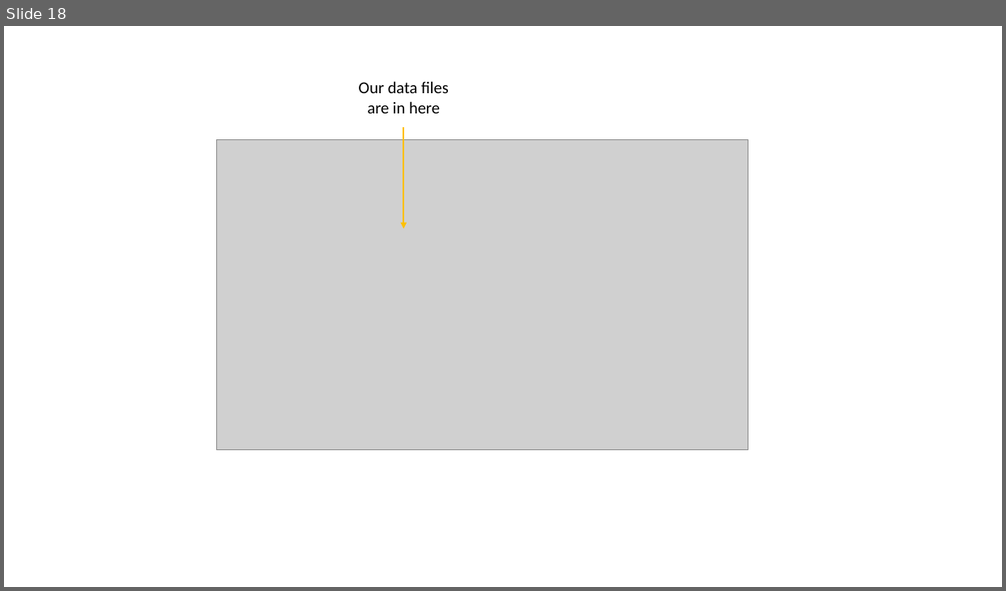
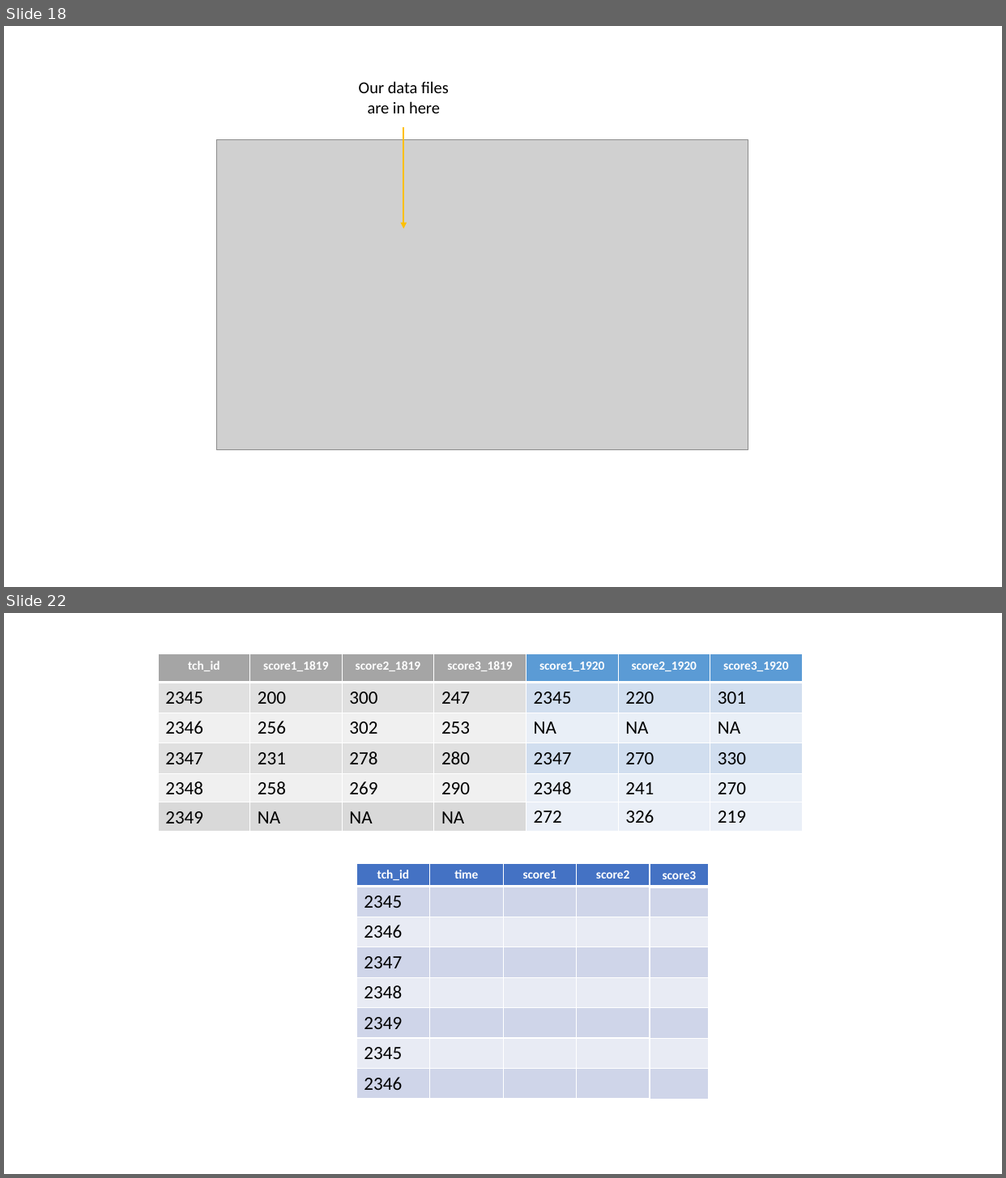
Before and after one commit to Cghlewis/schoen-workshop-series, a slide deck: rslides/img/syntax.pptx. Shown one above the other, each under a label of ours: slide 18 before the commit, slides 18 and 22 after it; the slides between them are not shown. The pictures are 1006x591 and 1006x1178 pixels, drawn with LibreOffice and Linux fonts; fonts in the diff are those of the drawing; grey boxes stand for pictures. Boxes give left, top, right and bottom in pixels: in the first picture for what was removed or moved away, otherwise in the second. Text is boxed around its words. In the diff, an @@ line names an element or a change of style, - is before the commit and + after.

```diff
--- a/rslides/img/syntax.pptx
+++ b/rslides/img/syntax.pptx
@@ slide 22 added at [4, 613, 1002, 1174], background #FFFFFF @@
@@ table added at [158, 654, 526, 803], 5 rows, 4 columns @@
+tch_id | score1_1819 | score2_1819 | score3_1819
+2345 | 200 | 300 | 247
+2346 | 256 | 302 | 253
+2347 | 231 | 278 | 280
+2348 | 258 | 269 | 290
@@ table added at [526, 654, 803, 803], 5 rows, 3 columns @@
+score1_1920 | score2_1920 | score3_1920
+2345 | 220 | 301
+NA | NA | NA
+2347 | 270 | 330
+2348 | 241 | 270
@@ table added at [158, 803, 526, 833], 1 rows, 4 columns @@
+2349 | NA | NA | NA
@@ table added at [526, 802, 803, 833], 1 rows, 3 columns @@
+272 | 326 | 219
@@ table added at [356, 864, 650, 1096], 8 rows, 4 columns @@
+tch_id | time | score1 | score2
+2345 |  |  | 
+2346 |  |  | 
+2347 |  |  | 
+2348 |  |  | 
+2349 |  |  | 
+2345 |  |  | 
+2346 |  |  | 
@@ table added at [650, 864, 710, 1096], 8 rows, 1 columns @@
+score3
+
+
+
+
+
+
+
```
Also in this commit, not shown: 6 other slides added, 30 other files.
